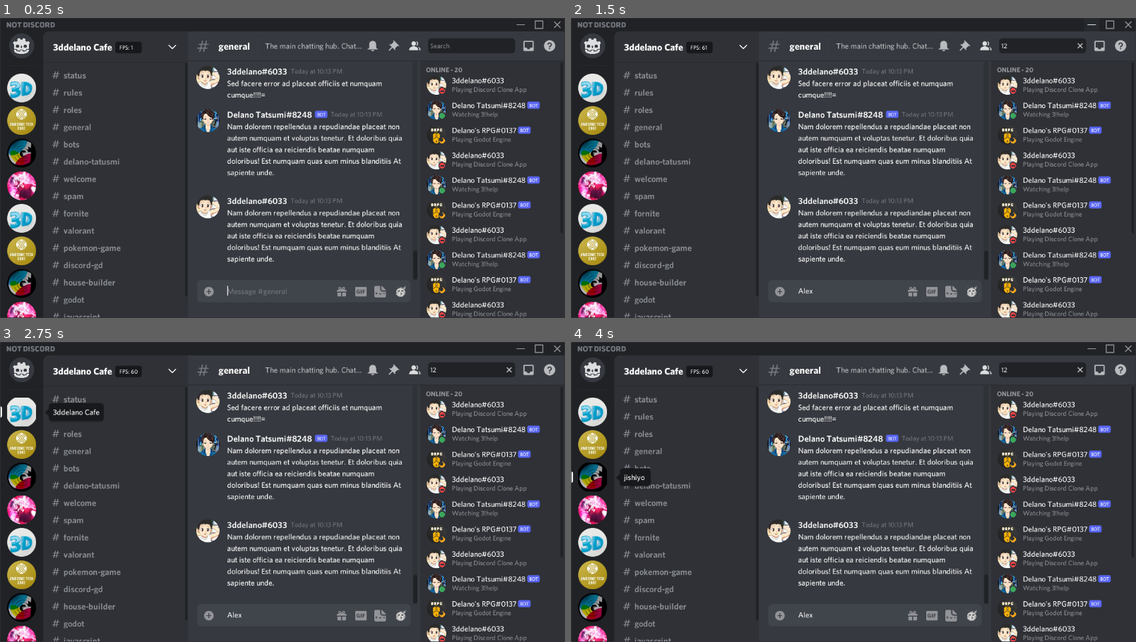
Above: before the commit, frames 1-4 (two rows, left to right).
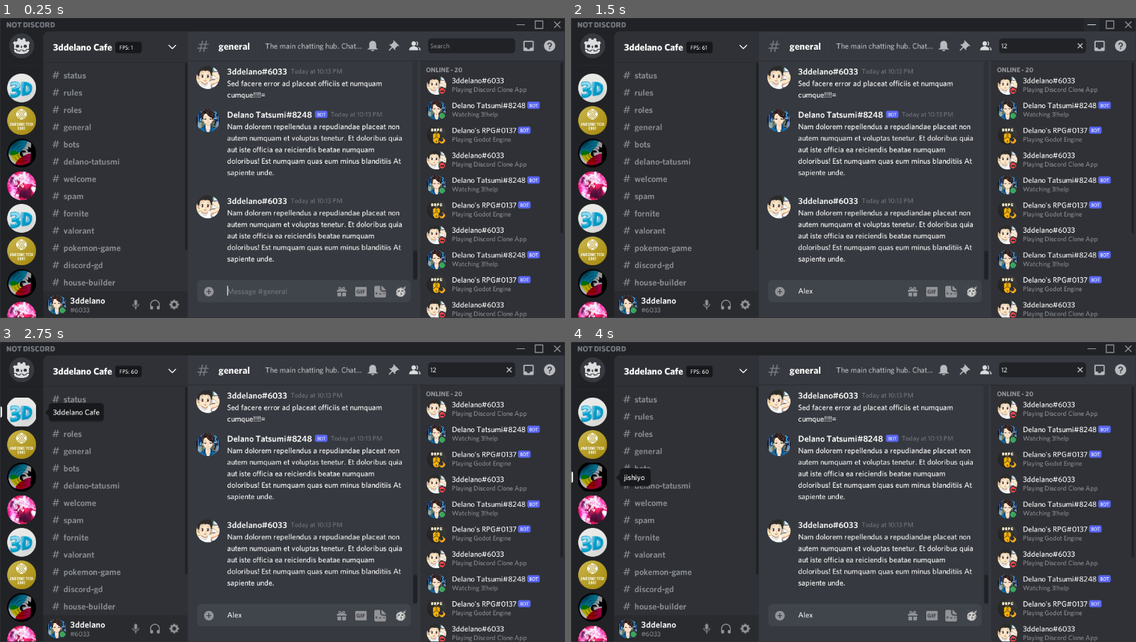
Above: after the commit, the same moments.

Repository: 3ddelano/discord-ui-godot
Game: Godot game, scene res://scenes/App.tscn
The game is run twice, just before and just after one commit, with the same random seed, the same clock (stepped at 60 frames per second) and the same inputs.
Inputs (mouse positions are in pixels of both pictures, inside the frame that each line leads up to):
- Up to frame 1 (0.25 s): no input
- Up to frame 2 (1.5 s): click (1039, 45) at 0.52 s; type "12" at 0.6 s; click (847, 291) at 0.75 s; type "Alex" at 0.83 s; click (1090, 24) at 1.25 s
- Up to frame 3 (2.75 s): click (22, 411) at 2 s
- Up to frame 4 (4 s): click (593, 444) at 2.77 s; click (593, 477) at 3.52 s

The runs differ from the first frame. In frame 1, 0.4% of the frame differs, in the area x 8-32%, y 92-100%; in frame 2, 0.4%; in frame 3, 0.4%; in frame 4, 0.4%.

Commit message:
added user area

Diff:
--- /dev/null
+++ b/assets/icons/settings.svg
@@ -0,0 +1 @@
+<svg aria-hidden="false" width="20" height="20" viewBox="0 0 24 24"><path fill="#fff" fill-rule="evenodd" clip-rule="evenodd" d="M19.738 10H22v4h-2.261a7.952 7.952 0 0 1-1.174 2.564L20 18l-2 2-1.435-1.436A7.946 7.946 0 0 1 14 19.738V22h-4v-2.262a7.94 7.94 0 0 1-2.564-1.174L6 20l-2-2 1.436-1.436A7.911 7.911 0 0 1 4.262 14H2v-4h2.262a7.9 7.9 0 0 1 1.174-2.564L4 6l2-2 1.436 1.436A7.9 7.9 0 0 1 10 4.262V2h4v2.261a7.967 7.967 0 0 1 2.565 1.174L18 3.999l2 2-1.436 1.437A7.93 7.93 0 0 1 19.738 10ZM12 16a4 4 0 1 0 0-8 4 4 0 0 0 0 8Z"/></svg>
--- /dev/null
+++ b/assets/icons/undeafened.svg
@@ -0,0 +1 @@
+<svg aria-hidden="false" width="20" height="20" viewBox="0 0 24 24"><svg width="24" height="24" viewBox="0 0 24 24"><path d="M12 2.003c-5.514 0-10 4.485-10 10v8a2 2 0 0 0 2 2h2a2 2 0 0 0 2-2v-3a2 2 0 0 0-2-2H4v-3c0-4.412 3.589-8 8-8s8 3.588 8 8v3h-2a2 2 0 0 0-2 2v3a2 2 0 0 0 2 2h2a2 2 0 0 0 2-2v-8c0-5.515-4.486-10-10-10Z" fill="#fff"/></svg></svg>
--- /dev/null
+++ b/assets/icons/unmuted.svg
@@ -0,0 +1 @@
+<svg aria-hidden="false" width="20" height="20" viewBox="0 0 24 24"><path fill-rule="evenodd" clip-rule="evenodd" d="M14.99 11c0 1.66-1.33 3-2.99 3-1.66 0-3-1.34-3-3V5c0-1.66 1.34-3 3-3s3 1.34 3 3l-.01 6ZM12 16.1c2.76 0 5.3-2.1 5.3-5.1H19c0 3.42-2.72 6.24-6 6.72V21h-2v-3.28c-3.28-.49-6-3.31-6-6.72h1.7c0 3 2.54 5.1 5.3 5.1ZM12 4c-.8 0-1 .667-1 1v6c0 .333.2 1 1 1s1-.667 1-1V5c0-.333-.2-1-1-1Z" fill="transparent"/><path fill-rule="evenodd" clip-rule="evenodd" d="M14.99 11c0 1.66-1.33 3-2.99 3-1.66 0-3-1.34-3-3V5c0-1.66 1.34-3 3-3s3 1.34 3 3l-.01 6ZM12 16.1c2.76 0 5.3-2.1 5.3-5.1H19c0 3.42-2.72 6.24-6 6.72V22h-2v-4.28c-3.28-.49-6-3.31-6-6.72h1.7c0 3 2.54 5.1 5.3 5.1Z" fill="#fff"/></svg>
--- a/components/IconButton.gd
+++ b/components/IconButton.gd
@@ -4,6 +4,19 @@
 export (Texture) var icon_texture = preload("res://assets/icons/minus.svg") setget set_icon_texture
 export (Color) var icon_color_hover = Color() setget set_icon_color_hover
 export (Color) var bg_color_hover = Color() setget set_bg_color_hover
+
+export (int) var vert_padding = 0 setget set_vert_padding
+export (int) var horz_padding = 4 setget set_horz_padding
+
+func set_vert_padding(p_vert_padding: int):
+	vert_padding = p_vert_padding
+	$MC.add_constant_override("margin_top", vert_padding)
+	$MC.add_constant_override("margin_bottom", vert_padding)
+
+func set_horz_padding(p_horz_padding: int):
+	horz_padding = p_horz_padding
+	$MC.add_constant_override("margin_left", horz_padding)
+	$MC.add_constant_override("margin_right", horz_padding)
 
 func set_icon_texture(p_texture: Texture) -> void:
 	$MC/Icon.texture = p_texture
@@ -29,6 +42,7 @@
 
 	var hover_stylebox = StyleBoxFlat.new()
 	hover_stylebox.bg_color = bg_color_hover
+	hover_stylebox.set_corner_radius_all(4)
 	_button.add_stylebox_override("hover", hover_stylebox)
 
 func _on_mouse_entered():
--- a/components/Message.gd
+++ b/components/Message.gd
@@ -36,10 +36,10 @@
 func _on_mouse_exited():
 	_hover_panel.visible = false
 
-func set_user(p_user: UserModel) -> void:
-	avatar.texture = p_user.avatar
-	tag.text = p_user.tag
-	if not p_user.bot:
+func set_user(model: UserModel) -> void:
+	avatar.texture = model.avatar
+	tag.text = model.username + "#" + model.discriminator
+	if not model.bot:
 		bot.queue_free()
 
 func set_content(p_content) -> void:
--- a/components/StatusIndicator.gd
+++ b/components/StatusIndicator.gd
@@ -1,4 +1,3 @@
-tool
 extends Panel
 
 enum STATUS {
@@ -14,7 +13,8 @@
 	"DND": STATUS.DND,
 	"INVISIBLE": STATUS.INVISIBLE
 }
-export (STATUS) var status = STATUS.ONLINE setget set_status
+var status = STATUS.ONLINE
+#export (STATUS) var status = STATUS.ONLINE setget set_status
 
 onready var _online_status = preload("res://components/UserStatus/ONLINE.tscn")
 onready var _idle_status = preload("res://components/UserStatus/IDLE.tscn")
--- /dev/null
+++ b/components/UserActivity.tscn
@@ -0,0 +1,11 @@
+[gd_scene load_steps=2 format=2]
+
+[ext_resource path="res://assets/fonts/whitney_r_14.tres" type="DynamicFont" id=1]
+
+[node name="Activity" type="Label"]
+margin_top = 20.0
+margin_right = 123.0
+margin_bottom = 37.0
+custom_fonts/font = ExtResource( 1 )
+custom_colors/font_color = Color( 0.537255, 0.552941, 0.572549, 1 )
+text = "Playing Godot Engine"
--- /dev/null
+++ b/components/UserArea.gd
@@ -0,0 +1,32 @@
+extends PanelContainer
+
+onready var mute_button = $MC/HB/Buttons/MuteButton.get_button()
+onready var deafen_button = $MC/HB/Buttons/DeafenButton.get_button()
+onready var settings_button = $MC/HB/Buttons/SettingsButton.get_button()
+
+
+onready var avatar = $MC/HB/AvatarIcon
+onready var username = $MC/HB/VB/Tag
+onready var discriminator = $MC/HB/VB/Discriminator
+
+func _ready() -> void:
+	var vb = $MC/HB/VB
+	vb.set_meta("tooltip_text", "Click to copy username")
+	Signals.register_tooltip(vb, "UP")
+
+	mute_button.set_meta("tooltip_text", "Mute")
+	deafen_button.set_meta("tooltip_text", "Deafen")
+	settings_button.set_meta("tooltip_text", "User Settings")
+
+	Signals.register_tooltip(mute_button, "UP")
+	Signals.register_tooltip(deafen_button, "UP")
+	Signals.register_tooltip(settings_button, "UP")
+
+	Signals.connect("app_ready", self, "_on_app_ready")
+
+func _on_app_ready():
+	var model = Cache.me_user.model
+
+	avatar.texture = model.avatar
+	username = model.username
+	discriminator = model.discriminator
--- /dev/null
+++ b/components/UserArea.tscn
@@ -0,0 +1,111 @@
+[gd_scene load_steps=13 format=2]
+
+[ext_resource path="res://components/IconButton.tscn" type="PackedScene" id=1]
+[ext_resource path="res://assets/icons/settings.svg" type="Texture" id=3]
+[ext_resource path="res://assets/icons/undeafened.svg" type="Texture" id=4]
+[ext_resource path="res://assets/icons/unmuted.svg" type="Texture" id=5]
+[ext_resource path="res://components/UserAvatarWithStatus.tscn" type="PackedScene" id=6]
+[ext_resource path="res://components/UserTag.tscn" type="PackedScene" id=7]
+[ext_resource path="res://components/UserActivity.tscn" type="PackedScene" id=8]
+[ext_resource path="res://assets/fonts/whitney_sb_18.tres" type="DynamicFont" id=9]
+[ext_resource path="res://components/UserArea.gd" type="Script" id=11]
+[ext_resource path="res://shaders/GuildIconButton.gdshader" type="Shader" id=12]
+
+[sub_resource type="StyleBoxFlat" id=1]
+bg_color = Color( 0.160784, 0.168627, 0.184314, 1 )
+
+[sub_resource type="ShaderMaterial" id=2]
+resource_local_to_scene = true
+shader = ExtResource( 12 )
+shader_param/radius = 0.5
+
+[node name="UserArea" type="PanelContainer"]
+margin_top = 542.0
+margin_right = 300.0
+margin_bottom = 598.0
+custom_styles/panel = SubResource( 1 )
+script = ExtResource( 11 )
+__meta__ = {
+"_edit_use_anchors_": false
+}
+
+[node name="MC" type="MarginContainer" parent="."]
+margin_right = 300.0
+margin_bottom = 59.0
+custom_constants/margin_right = 12
+custom_constants/margin_top = 8
+custom_constants/margin_left = 8
+custom_constants/margin_bottom = 8
+
+[node name="HB" type="HBoxContainer" parent="MC"]
+margin_left = 8.0
+margin_top = 8.0
+margin_right = 288.0
+margin_bottom = 51.0
+custom_constants/separation = 8
+
+[node name="AvatarIcon" parent="MC/HB" instance=ExtResource( 6 )]
+material = SubResource( 2 )
+mouse_filter = 0
+mouse_default_cursor_shape = 2
+size_flags_horizontal = 0
+size_flags_vertical = 0
+
+[node name="VB" type="VBoxContainer" parent="MC/HB"]
+margin_left = 48.0
+margin_right = 158.0
+margin_bottom = 43.0
+mouse_filter = 0
+mouse_default_cursor_shape = 2
+
+[node name="Username" parent="MC/HB/VB" instance=ExtResource( 7 )]
+margin_right = 110.0
+margin_bottom = 22.0
+rect_min_size = Vector2( 110, 0 )
+custom_fonts/font = ExtResource( 9 )
+custom_colors/font_color = Color( 1, 1, 1, 1 )
+clip_text = true
+
+[node name="Discriminator" parent="MC/HB/VB" instance=ExtResource( 8 )]
+margin_top = 26.0
+margin_right = 110.0
+margin_bottom = 43.0
+text = "#6033"
+
+[node name="Buttons" type="HBoxContainer" parent="MC/HB"]
+margin_left = 168.0
+margin_right = 280.0
+margin_bottom = 43.0
+size_flags_horizontal = 10
+custom_constants/separation = 8
+
+[node name="MuteButton" parent="MC/HB/Buttons" instance=ExtResource( 1 )]
+margin_top = 5.0
+margin_bottom = 37.0
+size_flags_horizontal = 0
+size_flags_vertical = 4
+icon_texture = ExtResource( 5 )
+bg_color_hover = Color( 1, 1, 1, 0.0392157 )
+vert_padding = 4
+
+[node name="DeafenButton" parent="MC/HB/Buttons" instance=ExtResource( 1 )]
+margin_left = 40.0
+margin_top = 5.0
+margin_right = 72.0
+margin_bottom = 37.0
+size_flags_horizontal = 0
+size_flags_vertical = 4
+icon_texture = ExtResource( 4 )
+bg_color_hover = Color( 1, 1, 1, 0.0392157 )
+vert_padding = 4
+
+[node name="SettingsButton" parent="MC/HB/Buttons" instance=ExtResource( 1 )]
+margin_left = 80.0
+margin_top = 5.0
+margin_right = 112.0
+margin_bottom = 37.0
+size_flags_horizontal = 0
+size_flags_vertical = 4
+icon_texture = ExtResource( 3 )
+bg_color_hover = Color( 1, 1, 1, 0.0392157 )
+vert_padding = 4
--- /dev/null
+++ b/components/UserAvatarWithStatus.tscn
@@ -0,0 +1,29 @@
+[gd_scene load_steps=5 format=2]
+
+[ext_resource path="res://materials/GuildIconButtonMaterial.tres" type="Material" id=1]
+[ext_resource path="res://components/StatusIndicator.tscn" type="PackedScene" id=2]
+[ext_resource path="res://assets/avatar_icons/321233875776962560.webp" type="Texture" id=3]
+
+[sub_resource type="StyleBoxEmpty" id=1]
+
+[node name="AvatarIcon" type="TextureRect"]
+material = ExtResource( 1 )
+margin_right = 40.0
+margin_bottom = 40.0
+rect_min_size = Vector2( 40, 40 )
+mouse_filter = 2
+texture = ExtResource( 3 )
+expand = true
+stretch_mode = 6
+__meta__ = {
+"_edit_use_anchors_": false
+}
+
+[node name="StatusIndicator" parent="." instance=ExtResource( 2 )]
+anchor_left = 1.0
+anchor_top = 1.0
+anchor_right = 1.0
+anchor_bottom = 1.0
+margin_left = -16.0
+margin_top = -16.0
+custom_styles/panel = SubResource( 1 )
--- /dev/null
+++ b/components/UserTag.tscn
@@ -0,0 +1,8 @@
+[gd_scene format=2]
+
+[node name="Tag" type="Label"]
+margin_right = 62.0
+margin_bottom = 20.0
+size_flags_vertical = 8
+text = "3ddelano"
+max_lines_visible = 1
--- a/components/UsersList.gd
+++ b/components/UsersList.gd
@@ -7,21 +7,24 @@
 var users = [
 	{
 		"avatar": preload("res://assets/avatar_icons/321233875776962560.webp"),
-		"tag": "3ddelano#6033",
+		"username": "3ddelano",
+		"discriminator": "6033",
 		"activity": "Playing Discord Clone App",
 		"status": "DND",
 		"bot": false
 	},
 	{
 		"avatar": preload("res://assets/avatar_icons/332140864853901313.webp"),
-		"tag": "Delano Tatsumi#8248",
+		"username": "Delano Tatsumi",
+		"discriminator": "8248",
 		"activity": "Watching 3!help",
 		"status": "ONLINE",
 		"bot": true
 	},
 	{
 		"avatar": preload("res://assets/avatar_icons/907892129630662667.webp"),
-		"tag": "Delano's RPG#0137",
+		"username": "Delano's RPG",
+		"discriminator": "0137",
 		"activity": "Playing Godot Engine",
 		"status": "IDLE",
 		"bot": true
@@ -45,7 +48,7 @@
 		for i in range(users.size()):
 			var user_data = users[i]
 
-			var model = UserModel.new(Utils.uuid(), user_data.tag, user_data.avatar, user_data.bot, user_data.activity, user_data.status)
+			var model = UserModel.new(Utils.uuid(), user_data.username, user_data.discriminator, user_data.avatar, user_data.bot, user_data.activity, user_data.status)
 
 			var user = _user_scene.instance()
 			_users_vb.add_child(user)
@@ -53,3 +56,8 @@
 			if k == 0:
 				# Save the user in cache
 				Cache.users[model.id] = user
+
+	randomize()
+	var users = Cache.users.values()
+	users.shuffle()
+	Cache.me_user = users[0]
--- a/components/UsersListUser.gd
+++ b/components/UsersListUser.gd
@@ -33,7 +33,7 @@
 
 func from_model(p_model: UserModel):
 	model = p_model
-	set_tag(model.tag)
+	set_tag(model.username + "#" + model.discriminator)
 	set_avatar(model.avatar)
 	set_bot(model.bot)
 	set_activity(model.activity)
--- a/components/UsersListUser.tscn
+++ b/components/UsersListUser.tscn
@@ -1,11 +1,11 @@
-[gd_scene load_steps=14 format=2]
+[gd_scene load_steps=15 format=2]
 
-[ext_resource path="res://materials/GuildIconButtonMaterial.tres" type="Material" id=1]
-[ext_resource path="res://assets/avatar_icons/321233875776962560.webp" type="Texture" id=2]
-[ext_resource path="res://assets/fonts/whitney_r_14.tres" type="DynamicFont" id=3]
+[ext_resource path="res://components/UserAvatarWithStatus.tscn" type="PackedScene" id=1]
+[ext_resource path="res://components/UserActivity.tscn" type="PackedScene" id=2]
+[ext_resource path="res://components/UserTag.tscn" type="PackedScene" id=3]
 [ext_resource path="res://components/UsersListUser.gd" type="Script" id=4]
 [ext_resource path="res://components/BotIndicator.tscn" type="PackedScene" id=5]
-[ext_resource path="res://components/StatusIndicator.tscn" type="PackedScene" id=6]
+[ext_resource path="res://shaders/GuildIconButton.gdshader" type="Shader" id=6]
 [ext_resource path="res://assets/custom_theme.tres" type="Theme" id=7]
 
 [sub_resource type="StyleBoxEmpty" id=1]
@@ -24,6 +24,11 @@
 [sub_resource type="StyleBoxEmpty" id=5]
 
 [sub_resource type="StyleBoxEmpty" id=6]
+
+[sub_resource type="ShaderMaterial" id=7]
+resource_local_to_scene = true
+shader = ExtResource( 6 )
+shader_param/radius = 0.5
 
 [node name="UsersListUser" type="PanelContainer"]
 margin_right = 275.0
@@ -70,28 +75,8 @@
 "_edit_use_anchors_": false
 }
 
-[node name="AvatarIcon" type="TextureRect" parent="MC/HB"]
-material = ExtResource( 1 )
-margin_right = 40.0
-margin_bottom = 40.0
-rect_min_size = Vector2( 40, 40 )
-mouse_filter = 2
-texture = ExtResource( 2 )
-expand = true
-stretch_mode = 6
-__meta__ = {
-"_edit_use_anchors_": false
-}
-
-[node name="StatusIndicator" parent="MC/HB/AvatarIcon" instance=ExtResource( 6 )]
-anchor_left = 1.0
-anchor_top = 1.0
-anchor_right = 1.0
-anchor_bottom = 1.0
-margin_left = -16.0
-margin_top = -16.0
-margin_right = 0.0
-margin_bottom = 0.0
+[node name="AvatarIcon" parent="MC/HB" instance=ExtResource( 1 )]
+material = SubResource( 7 )
 
 [node name="VB" type="VBoxContainer" parent="MC/HB"]
 margin_left = 52.0
@@ -105,12 +90,7 @@
 mouse_filter = 2
 custom_constants/separation = 4
 
-[node name="Tag" type="Label" parent="MC/HB/VB/HB"]
-margin_right = 62.0
-margin_bottom = 20.0
-size_flags_vertical = 8
-text = "3ddelano"
-max_lines_visible = 1
+[node name="Tag" parent="MC/HB/VB/HB" instance=ExtResource( 3 )]
 
 [node name="BotIndicator" parent="MC/HB/VB/HB" instance=ExtResource( 5 )]
 margin_left = 66.0
@@ -120,10 +100,4 @@
 mouse_filter = 2
 size_flags_vertical = 4
 
-[node name="Activity" type="Label" parent="MC/HB/VB"]
-margin_top = 20.0
-margin_right = 123.0
-margin_bottom = 37.0
-custom_fonts/font = ExtResource( 3 )
-custom_colors/font_color = Color( 0.537255, 0.552941, 0.572549, 1 )
-text = "Playing Godot Engine"
+[node name="Activity" parent="MC/HB/VB" instance=ExtResource( 2 )]
--- a/models/UserModel.gd
+++ b/models/UserModel.gd
@@ -1,13 +1,15 @@
 class_name UserModel extends BaseModel
 
-var tag: String
+var username: String
+var discriminator: String
 var avatar: Texture
 var bot: bool
 var activity: String
 var status: String
 
-func _init(p_id: String, p_tag: String, p_avatar: Texture, p_bot: bool, p_activity: String, p_status: String).(BaseModel.ModelTypes.USER, p_id):
-	tag = p_tag
+func _init(p_id: String, p_username: String, p_discriminator: String, p_avatar: Texture, p_bot: bool, p_activity: String, p_status: String).(BaseModel.ModelTypes.USER, p_id):
+	username = p_username
+	discriminator = p_discriminator
 	avatar = p_avatar
 	bot = p_bot
 	activity = p_activity
--- a/scenes/App.tscn
+++ b/scenes/App.tscn
@@ -27,6 +27,7 @@
 [ext_resource path="res://assets/icons/party_emoji.svg" type="Texture" id=25]
 [ext_resource path="res://materials/EmojiButtonMaterial.tres" type="Material" id=26]
 [ext_resource path="res://scripts/EmojiButton.gd" type="Script" id=27]
+[ext_resource path="res://components/UserArea.tscn" type="PackedScene" id=28]
 
 [sub_resource type="StyleBoxFlat" id=1]
 bg_color = Color( 0.12549, 0.133333, 0.145098, 1 )
@@ -262,6 +263,9 @@
 }
 
 [node name="ChannelsList" parent="VB/MC/BG/HB/HB/VB" instance=ExtResource( 12 )]
+margin_bottom = 542.0
+
+[node name="UserArea" parent="VB/MC/BG/HB/HB/VB" instance=ExtResource( 28 )]
 
 [node name="VB2" type="VBoxContainer" parent="VB/MC/BG/HB/HB"]
 margin_left = 300.0
--- a/scripts/Cache.gd
+++ b/scripts/Cache.gd
@@ -2,7 +2,7 @@
 
 var users = {}
 var guilds = {}
-
+var me_user = {}
 
 ##
 # Not implemented
--- a/scripts/MessageFormTextEdit.gd
+++ b/scripts/MessageFormTextEdit.gd
@@ -1,26 +1,15 @@
 extends ExpandableTextEdit
-
-var me_user
-
-func _ready() -> void:
-	Signals.connect("app_ready", self, "_on_app_ready")
-
-func _on_app_ready() -> void:
-	for user in Cache.users.values():
-		if user.model.tag == "3ddelano#6033":
-			me_user = user
 
 func _input(event: InputEvent) -> void:
 	if event is InputEventKey:
 		if event.pressed:
 			var key_name = OS.get_scancode_string(event.get_scancode_with_modifiers())
-
-			if key_name == "Enter":
+			if key_name == "Enter" or key_name == "Kp Enter":
 				get_tree().set_input_as_handled()
 				if text.length() != 0:
 					Signals.add_message({
 						"content": text,
-						"author_id": me_user.model.id,
+						"author_id": Cache.me_user.model.id,
 						"timestamp": "Today at " + Utils.get_cur_time_string()
 					})
 					text = ""
Not shown, added: assets/icons/settings.svg.import
Not shown, added: assets/icons/undeafened.svg.import
Not shown, added: assets/icons/unmuted.svg.import
Not shown: 2 places in components/IconButton.tscn that only renumber resources
Not shown: 13 places in scenes/App.tscn that only renumber resources
Not shown, added: LICENSE.md
